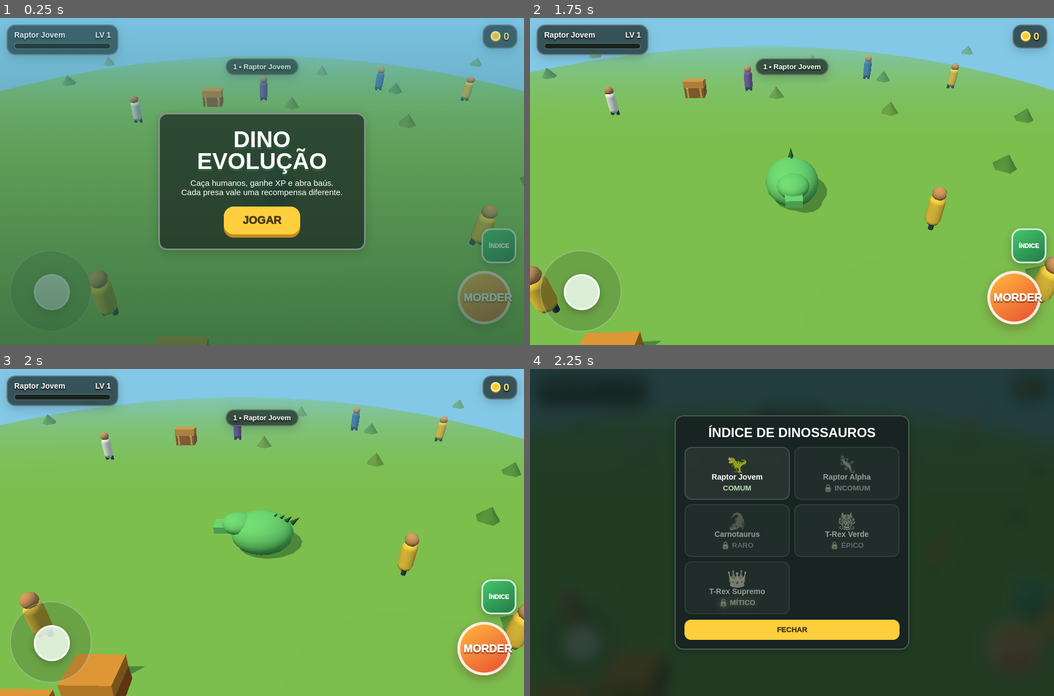
Above: before the commit, frames 1-4 (two rows, left to right).
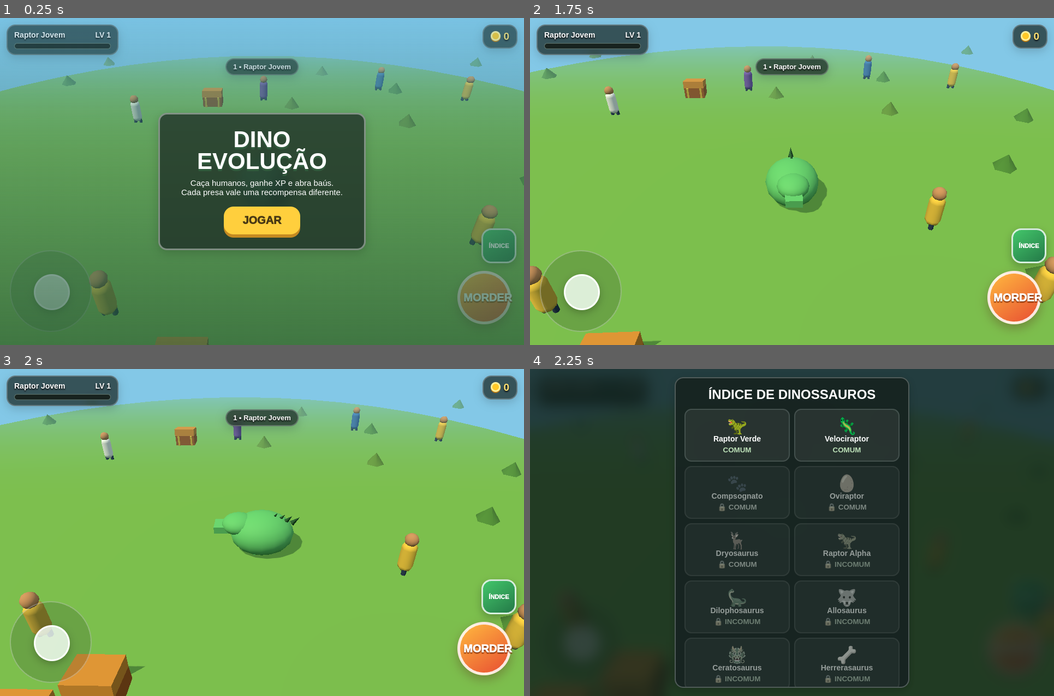
Above: after the commit, the same moments.

Repository: balacobacofunk-sudo/PlayGround
Game: browser game, page index.html
Two runs of this game, one before a commit and one after it. Both use one fixed random seed, a clock stepped at 60 frames per second and the inputs below.
Inputs:
- Up to frame 1 (0.25 s): no input
- Up to frame 2 (1.75 s): click "JOGAR" at 0.27 s; hold Right 1.03-1.53 s; hold Down from 1.58 s (still down)
- Up to frame 3 (2 s): release Down at 1.85 s; hold Left from 1.9 s (still down)
- Up to frame 4 (2.25 s): keep holding Left; click "ÍNDICE" at 2.02 s

Frames 1-3 are identical in both runs. In frame 4, 10% of the frame differs, in the area x 27-73%, y 2-98%.

Commit message:
Save source and v2 conversation for issue #1
Run: 44432091595
Generation: 44432091595-1795049711954

Diff:
--- a/index.html
+++ b/index.html
@@ -47,6 +47,13 @@
     {name:'T-Rex Verde',color:0x367d38,scale:1.38,rarity:'Épico',rarityKey:'epico',icon:'🐲'},
     {name:'T-Rex Supremo',color:0x244f2d,scale:1.65,rarity:'Mítico',rarityKey:'mitico',icon:'👑'}
   ];
+  const collection=[
+    {name:'Raptor Verde',rarity:'Comum',rarityKey:'common',icon:'🦖',unlock:1},{name:'Velociraptor',rarity:'Comum',rarityKey:'common',icon:'🦎',unlock:1},{name:'Compsognato',rarity:'Comum',rarityKey:'common',icon:'🐾',unlock:2},{name:'Oviraptor',rarity:'Comum',rarityKey:'common',icon:'🥚',unlock:2},{name:'Dryosaurus',rarity:'Comum',rarityKey:'common',icon:'🦌',unlock:3},
+    {name:'Raptor Alpha',rarity:'Incomum',rarityKey:'incomum',icon:'🦖',unlock:2},{name:'Dilophosaurus',rarity:'Incomum',rarityKey:'incomum',icon:'🦕',unlock:3},{name:'Allosaurus',rarity:'Incomum',rarityKey:'incomum',icon:'🐺',unlock:3},{name:'Ceratosaurus',rarity:'Incomum',rarityKey:'incomum',icon:'🐲',unlock:4},{name:'Herrerasaurus',rarity:'Incomum',rarityKey:'incomum',icon:'🦴',unlock:4},
+    {name:'Carnotaurus',rarity:'Raro',rarityKey:'raro',icon:'🐊',unlock:3},{name:'Baryonyx',rarity:'Raro',rarityKey:'raro',icon:'🐟',unlock:4},{name:'Suchomimus',rarity:'Raro',rarityKey:'raro',icon:'🐊',unlock:4},{name:'Giganotossauro',rarity:'Raro',rarityKey:'raro',icon:'🦁',unlock:5},{name:'Acrocantossauro',rarity:'Raro',rarityKey:'raro',icon:'🐆',unlock:5},
+    {name:'T-Rex Verde',rarity:'Épico',rarityKey:'epico',icon:'🐲',unlock:4},{name:'Espinossauro',rarity:'Épico',rarityKey:'epico',icon:'🦈',unlock:4},{name:'Mapusaurus',rarity:'Épico',rarityKey:'epico',icon:'🔥',unlock:5},{name:'Anquilossauro',rarity:'Épico',rarityKey:'epico',icon:'🛡️',unlock:5},{name:'Tricerátopo',rarity:'Épico',rarityKey:'epico',icon:'🐂',unlock:5},
+    {name:'T-Rex Supremo',rarity:'Mítico',rarityKey:'mitico',icon:'👑',unlock:5},{name:'Indominus Rex',rarity:'Mítico',rarityKey:'mitico',icon:'💎',unlock:5},{name:'Indoraptor',rarity:'Mítico',rarityKey:'mitico',icon:'🌑',unlock:5},{name:'Dino Celestial',rarity:'Mítico',rarityKey:'mitico',icon:'⭐',unlock:5},{name:'T-Rex Sombrio',rarity:'Mítico',rarityKey:'mitico',icon:'🌋',unlock:5}
+  ];
   let level=1,xp=0,money=0,active=false,gameOver=false;
   function makeDino(){const g=new THREE.Group();const col=levels[level-1].color;const mat=new THREE.MeshStandardMaterial({color:col,roughness:.7});const dark=new THREE.MeshStandardMaterial({color:0x27592f});
     const body=new THREE.Mesh(new THREE.SphereGeometry(1.15,16,10),mat);body.scale.set(1.25,1,1.5);body.position.y=.95;body.castShadow=true;g.add(body);
@@ -72,7 +79,7 @@
     camera.position.lerp(new THREE.Vector3(dino.position.x,dino.position.y+9,dino.position.z+13),.06);camera.lookAt(dino.position.x,dino.position.y+.7,dino.position.z);
     const need=100+(level-1)*75;document.querySelector('#xp').style.width=Math.min(100,xp/need*100)+'%';document.queryS …(241 unchanged characters)…
     renderer.render(scene,camera)}update();
-  function renderDex(){const grid=document.querySelector('#dexGrid');grid.innerHTML=levels.map((d,i)=>`<div class="dexItem ${i>=level?'locked':''}"><span class="dinoIcon">${d.icon}</span><b>${d.name}</b><small class="${d.rarityKey}">${i>=level?'🔒 ':''}${d.rarity.toUpperCase()}</small></div>`).join('')}
+  function renderDex(){const grid=document.querySelector('#dexGrid');grid.innerHTML=collection.map(d=>`<div class="dexItem ${d.unlock>level?'locked':''}"><span class="dinoIcon">${d.icon}</span><b>${d.name}</b><small class="${d.rarityKey}">${d.unlock>level?'🔒 ':''}${d.rarity.toUpperCase()}</small></div>`).join('')}
   document.querySelector('#dexButton').addEventListener('pointerdown',e=>{e.preventDefault();if(active){renderDex();document.querySelector('#dex').style.display='flex';active=false}});
   document.querySelector('.dexClose').addEventListener('pointerdown',()=>{document.querySelector('#dex').style.display='none';active=true});
   document.querySelector('#play').addEventListener('pointerdown',()=>{document.querySelector('#start').style.display='none';active=true});
Not shown, changed: .omgithub/checkpoint.json
Not shown, changed: .omgithub/conversation.json
